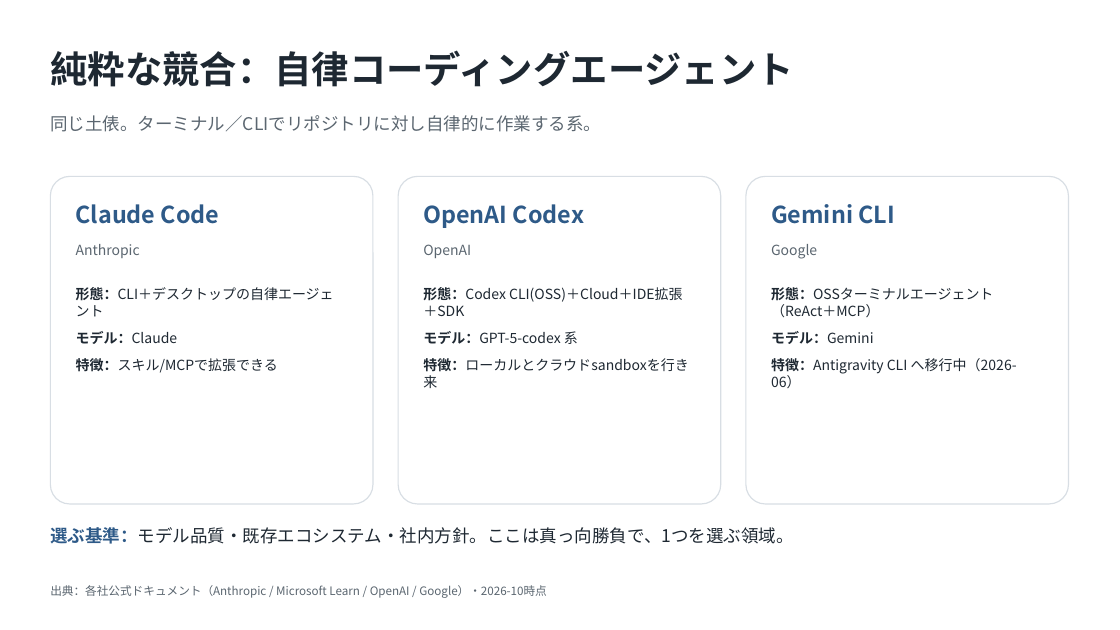
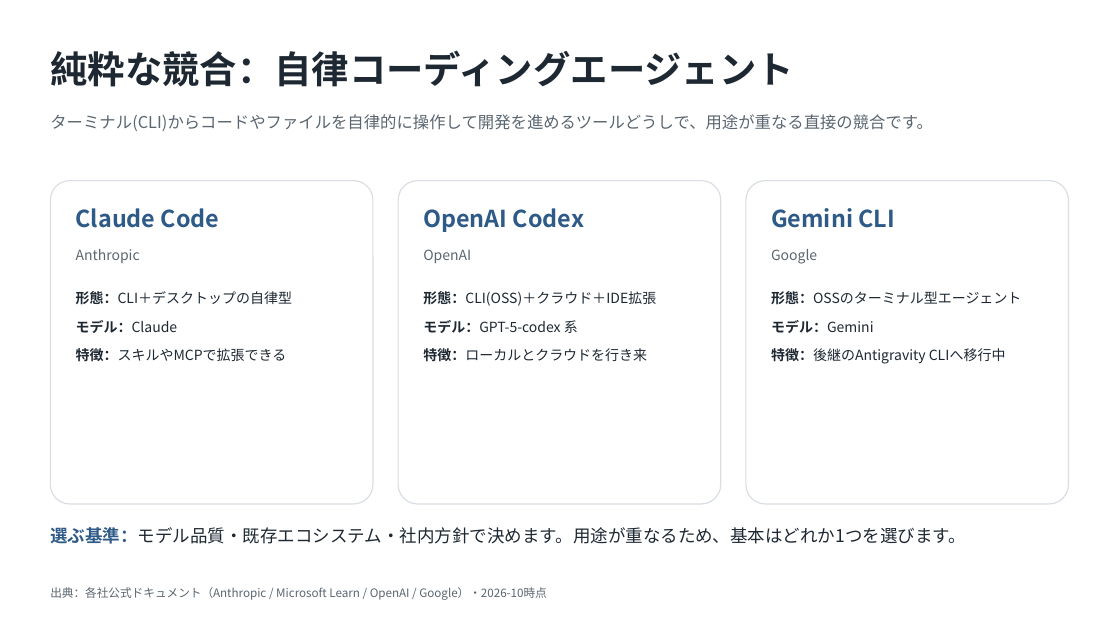
Before and after one commit to ctc-itkr/claude-hands-on, a slide deck: slide 2 of docs/03_参考資料/Copilot_Cowork_競合比較.pptx. Drawn at 1120x630 pixels with LibreOffice and Linux fonts; fonts in the diff are those of the drawing. Boxes give left, top, right and bottom in pixels: in the first picture for what was removed or moved away, otherwise in the second. Text is boxed around its words. In the diff, an @@ line names an element or a change of style, - is before the commit and + after.

```diff
--- a/docs/03_参考資料/Copilot_Cowork_競合比較.pptx
+++ b/docs/03_参考資料/Copilot_Cowork_競合比較.pptx
@@ text at <box>50,114,933,131</box>: text changed; size 15 to 14 pt @@
-同じ土俵。ターミナル／CLIでリポジトリに対し自律的に作業する系。
+ターミナル(CLI)からコードやファイルを自律的に操作して開発を進めるツールどうしで、用途が重なる直接の競合です。
@@ rounded rectangle: place and size @@
-rounded rectangle at <box>50,176,373,504</box>
+rounded rectangle at <box>50,181,373,504</box>
@@ rounded rectangle: place and size @@
-rounded rectangle at <box>398,176,721,504</box>
+rounded rectangle at <box>398,181,721,504</box>
@@ rounded rectangle: place and size @@
-rounded rectangle at <box>746,176,1069,504</box>
+rounded rectangle at <box>746,181,1069,504</box>
@@ 6 texts: place and size @@
-6 texts at <box>76,204,895,259</box>
+6 texts at <box>76,208,895,264</box>
@@ text at <box>76,291,292,305</box>: text changed @@
-形態：CLI＋デスクトップの自律エージェント
+形態：CLI＋デスクトップの自律型
@@ text at <box>423,291,656,306</box>: text changed @@
-形態：Codex CLI(OSS)＋Cloud＋IDE拡張＋SDK
+形態：CLI(OSS)＋クラウド＋IDE拡張
@@ text at <box>771,291,1021,305</box>: text changed @@
-形態：OSSターミナルエージェント（ReAct＋MCP）
+形態：OSSのターミナル型エージェント
@@ text at <box>76,320,178,333</box>: more space between paragraphs @@
@@ text at <box>423,320,578,333</box>: more space between paragraphs @@
@@ text at <box>771,320,874,333</box>: more space between paragraphs @@
@@ text at <box>76,348,287,362</box>: text changed @@
-特徴：スキル/MCPで拡張できる
+特徴：スキルやMCPで拡張できる
@@ text at <box>423,348,647,362</box>: text changed @@
-特徴：ローカルとクラウドsandboxを行き来
+特徴：ローカルとクラウドを行き来
@@ text at <box>771,348,1006,364</box>: text changed @@
-特徴：Antigravity CLI へ移行中（2026-06）
+特徴：後継のAntigravity CLIへ移行中
@@ text at <box>50,527,966,544</box>: text changed @@
-選ぶ基準：モデル品質・既存エコシステム・社内方針。ここは真っ向勝負で、1つを選ぶ領域。
+選ぶ基準：モデル品質・既存エコシステム・社内方針で決めます。用途が重なるため、基本はどれか1つを選びます。
```
Also in this commit, not shown: 4 other slides changed.
